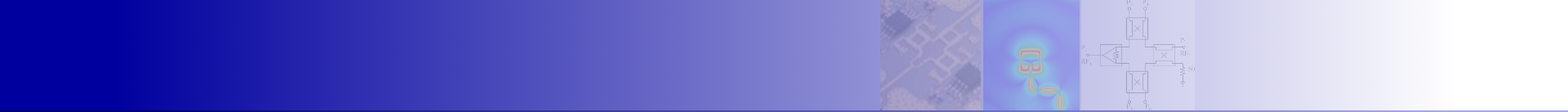
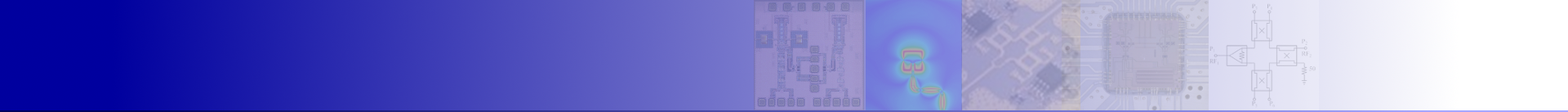
The second 1568x112 image is a revision of the first. Changes to its layers:
added layer "Eingefügte Ebene #3" (20%) above "Eingefügte Ebene" over left=753, top=0, right=865, bottom=111
"Eingefügte Ebene": opacity 18% → 20%, painted on it over left=865, top=0, right=1195, bottom=111
added layer "Eingefügte Ebene #4" (20%) above "Eingefügte Ebene #1" over left=961, top=0, right=1081, bottom=111
added layer "Eingefügte Ebene #1" (20%) above "Eingefügte Ebene #2" over left=1061, top=0, right=1209, bottom=111
added layer "Eingefügte Ebene #2" (20%) above "header-lte-3b.png" over left=1208, top=0, right=1319, bottom=111
